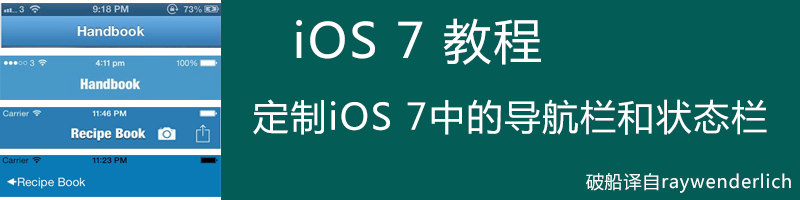
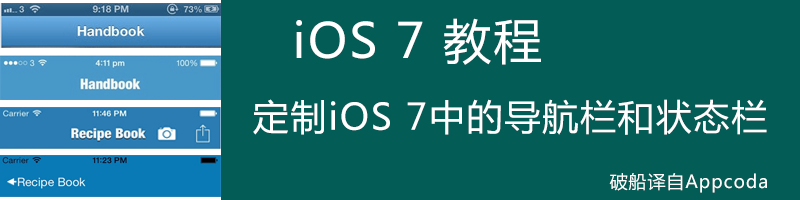
Layer changes from the first 800 × 200 image to the second:
renamed "破船译自raywenderlich" to "破船译自Appcoda", painted on it over 586, 173, 791, 193
